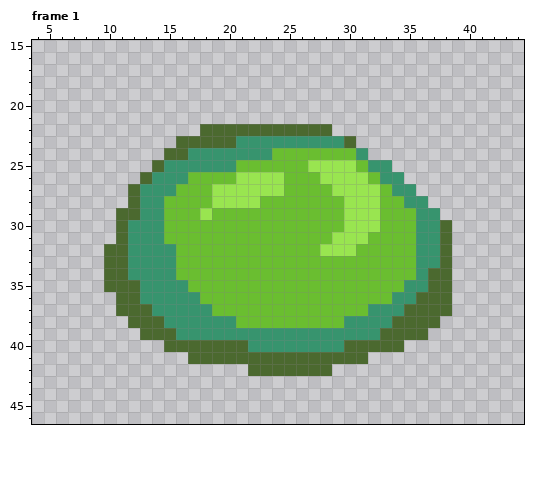
File history of a pixel-art file, monsters/slime/res/green_slime.aseprite. The picture above is the old version.
48x48 pixels, 1 frame. Shown: frame 1: x 4..44, y 15..46. The commit also changed other frames, which this record leaves out.
Now the later version:
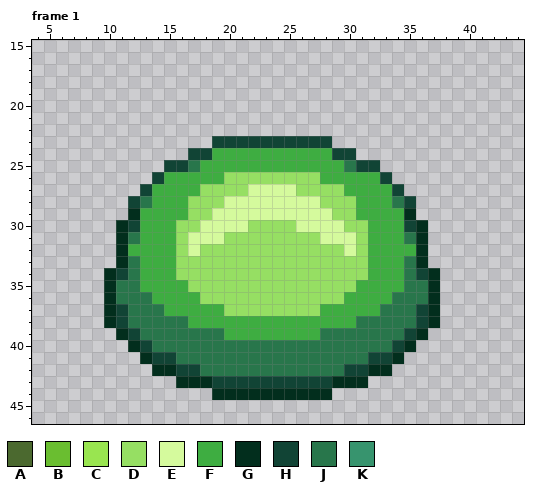
Palette (. is transparent): A #4b692f  B #6abe30  C #99e550  D #96df63  E #d5fa9d  F #3ead41  G #022e1d  H #114435  J #28764b  K #37946e
Changes in this commit:
layer "Outline" added
layer "Base" added
layer "Shadow" added
layer "Highlight" added
layer "Layer 1" removed
--- frame 1
@@ x 4..44 @@
 21 .........................................
-22 ..............AAAAAAAAAAA................
-23 ............AAAAAKKKKKKKKKA..............
-24 ...........AAKKKKKKKBBBBBBBK.............
-25 ..........AKKKKKKBBBBBBCCCCBKK...........
-26 .........AKKKBBBBCCCCBBBCCCCBKK..........
-27 ........AKKKBBBCCCCCCBBBBCCCCBKK.........
-28 ........AKKBBBBCCCCBBBBBBBCCCBBKK........
-29 .......AAKKBBBCBBBBBBBBBBBCCCBBBKK.......
-30 .......AKKKBBBBBBBBBBBBBBBCCCBBBKKA......
-31 .......AKKKBBBBBBBBBBBBBBCCCBBBBKKA......
-32 ......AAKKKKBBBBBBBBBBBBCCCBBBBBKKA......
-33 ......AAKKKKBBBBBBBBBBBBBBBBBBBBKKA......
-34 ......AAKKKKBBBBBBBBBBBBBBBBBBBBKAA......
-35 ......AAAKKKKBBBBBBBBBBBBBBBBBBKKAA......
-36 .......AAKKKKKBBBBBBBBBBBBBBBBKKAAA......
-37 .......AAAKKKKKBBBBBBBBBBBBBKKKAAAA......
-38 ........AAAKKKKKKBBBBBBBBBKKKKAAAA.......
-39 .........AAAKKKKKKKKKKKKKKKKKAAAA........
-40 ...........AAAAAAAKKKKKKKKAAAAA..........
-41 .............AAAAAAAAAAAAAAA.............
-42 ..................AAAAAAA................
-43 .........................................
-44 .........................................
+22 .........................................
+23 ...............HHHHHHHHHH................
+24 .............HHFFFFFFFFFFHH..............
+25 ...........HHJFFFFFFFFFFFFJHH............
+26 ..........HFFFFFDDDDDDDDFFFFFH...........
+27 .........HFFFFDDDDEEEEDDDDFFFFH..........
+28 ........HJFFFDDDEEEEEEEEDDDFFFJH.........
+29 ........GFFFFDDEEEEEEEEEEDDFFFFG.........
+30 .......GHFFFDDEEEEDDDDEEEEDDFFFHG........
+31 .......GJFFFDEEEDDDDDDDDEEEDFFFJG........
+32 .......GFFFFDEDDDDDDDDDDDDEDFFFFG........
+33 .......GJFFFDDDDDDDDDDDDDDDDFFFJG........
+34 ......GHJFFFDDDDDDDDDDDDDDDDFFFJHG.......
+35 ......GJJFFFFDDDDDDDDDDDDDDFFFFJJG.......
+36 ......GJJJFFFFDDDDDDDDDDDDFFFFJJJG.......
+37 ......GHJJJFFFFFDDDDDDDDFFFFFJJJHG.......
+38 ......GHJJJJJFFFFFFFFFFFFFFJJJJJHG.......
+39 .......GHJJJJJJJFFFFFFFFJJJJJJJHG........
+40 ........GHJJJJJJJJJJJJJJJJJJJJHG.........
+41 .........GHHJJJJJJJJJJJJJJJJHHG..........
+42 ..........GGHHJJJJJJJJJJJJHHGG...........
+43 ............GGGHHHHHHHHHHGGG.............
+44 ...............GGGGGGGGGG................
 45 .........................................
Changed places in both pictures, as pixel boxes (x1, y1, x2, y2):
changed: (104, 124, 452, 400)
